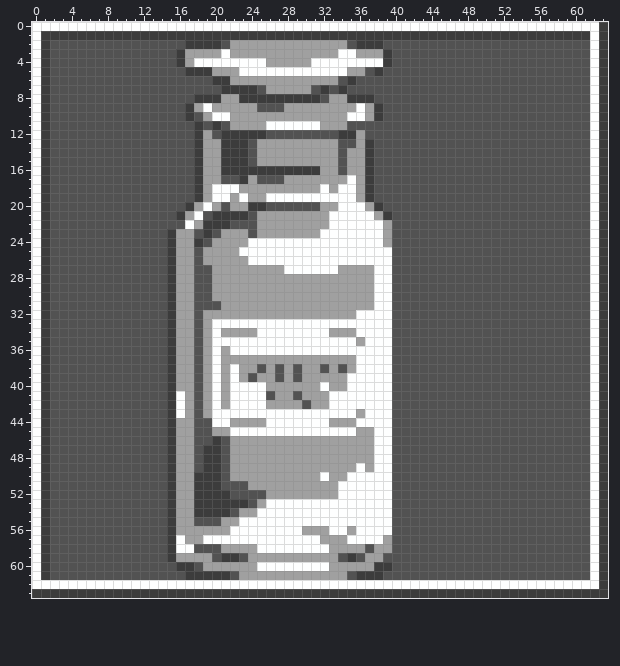
Pixel-art sprite, stored at data/evidence/evidence_18.png. That is the earlier state.
The file is 64x64 pixels.
Once edited:
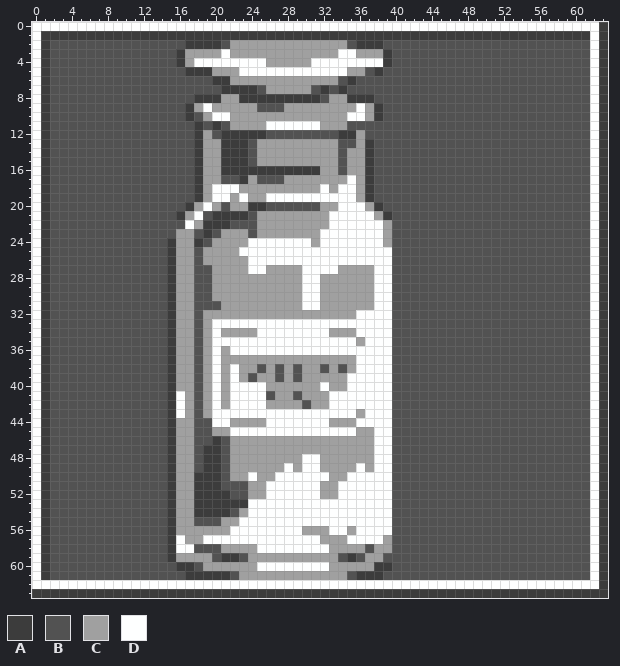
Palette (. is transparent): A #3c3c3c  B #525252  C #a0a0a0  D #feffff
Edits made:
{"y":23,"x":15,"old":"A","new":"B"}
{"y":24,"x":31,"old":"D","new":"C"}
{"y":27,"x":24,"old":"CC","new":"DD"}
{"y":27,"x":28,"old":"DD","new":"CC"}
{"y":28,"x":30,"old":"CC","new":"DD"}
{"y":29,"x":30,"old":"CC","new":"DD"}
{"y":30,"x":30,"old":"CC","new":"DD"}
{"y":31,"x":30,"old":"CC","new":"DD"}
{"y":48,"x":30,"old":"CC","new":"DD"}
{"y":49,"x":28,"old":"C","new":"D"}
{"y":49,"x":30,"old":"CC","new":"DD"}
{"y":50,"x":24,"old":"C","new":"D"}
{"y":50,"x":27,"old":"CCCCC","new":"DDDDD"}
{"y":51,"x":26,"old":"CCCCCC","new":"DDDDDD"}
{"y":52,"x":24,"old":"BBCCCCCC","new":"CCDDDDDD"}
{"y":53,"x":24,"old":"BC","new":"DD"}
{"y":54,"x":24,"old":"C","new":"D"}
{"label":"changed","picture_box":[167,229,176,238]}
{"label":"changed","picture_box":[248,238,320,310]}
{"label":"changed","picture_box":[248,454,320,517]}
